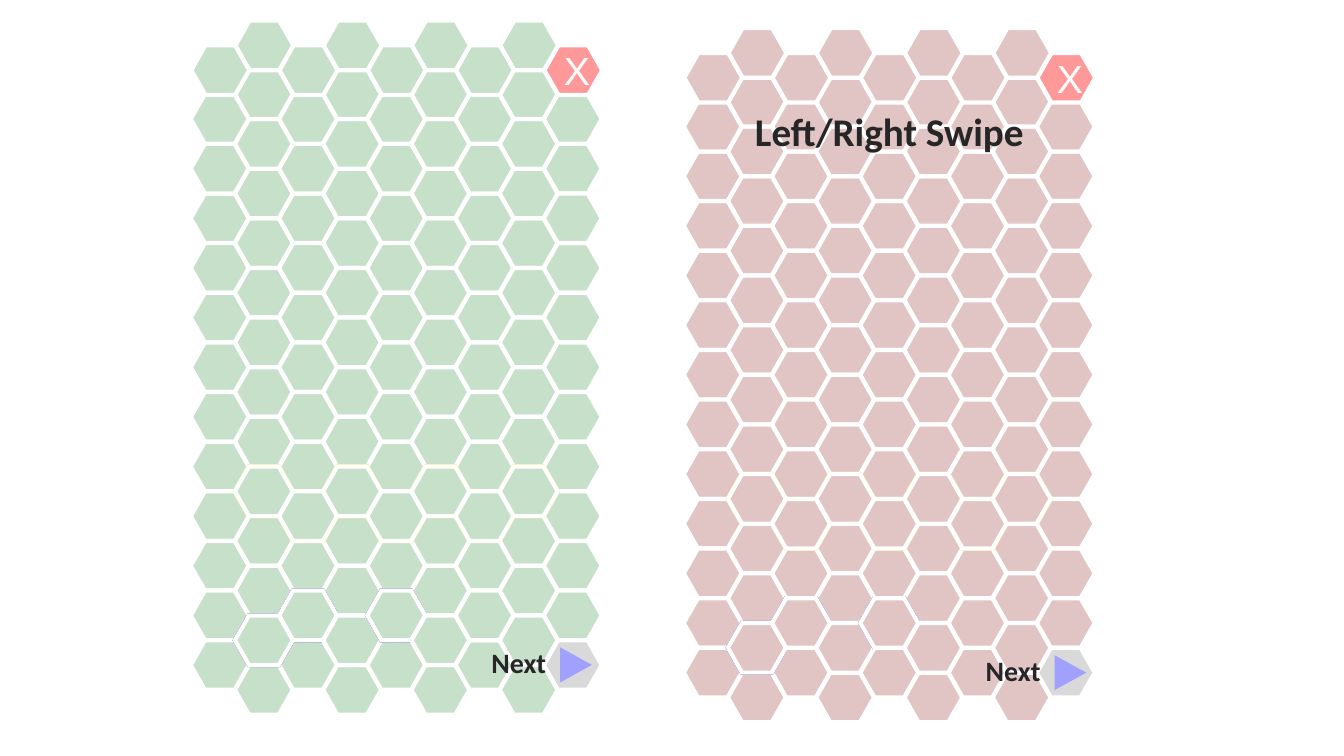
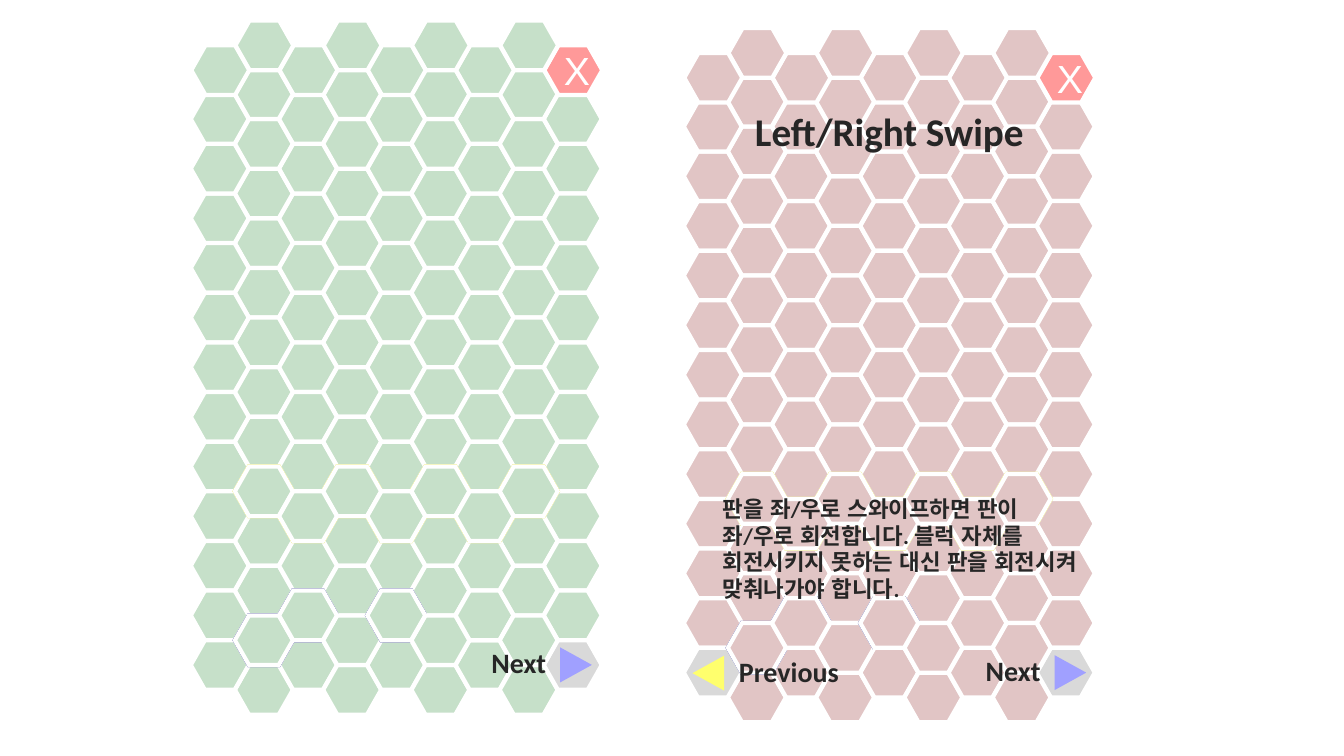
Before and after one commit to SNUGDC/Hextris, a slide deck: slide 26 of Hextris 아트 리소스.pptx. Drawn at 1344x756 pixels with LibreOffice and Linux fonts; fonts in the diff are those of the drawing. Boxes give left, top, right and bottom in pixels: in the first picture for what was removed or moved away, otherwise in the second. Text is boxed around its words. In the diff, an @@ line names an element or a change of style, - is before the commit and + after.

```diff
--- a/Hextris 아트 리소스.pptx
+++ b/Hextris 아트 리소스.pptx
@@ text added at [723,494,1076,603], 16 pt, text #262626, bold @@
+판을 좌/우로 스와이프하면 판이 좌/우로 회전합니다. 블럭 자체를 회전시키지 못하는 대신 판을 회전시켜 맞춰나가야 합니다.
@@ hexagon at [684,648,742,698]: fill #E1C5C5 to #D9D9D9 @@
@@ triangle added at [693,655,724,691], fill #FFFF6D @@
@@ text added at [739,659,839,689], 20 pt, text #262626, bold @@
+Previous
```
Also in this commit, not shown: 1 other slide changed, 5 other files.
